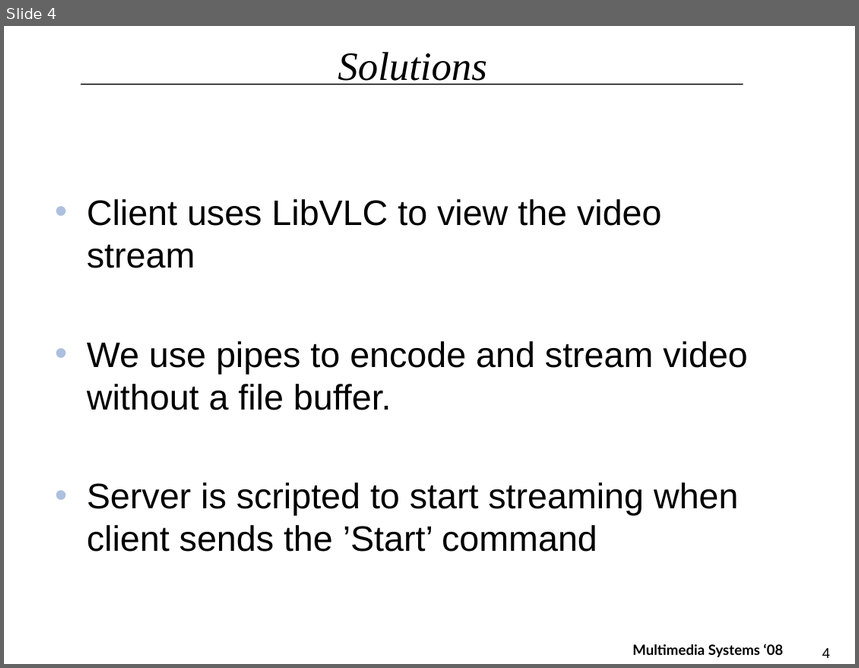
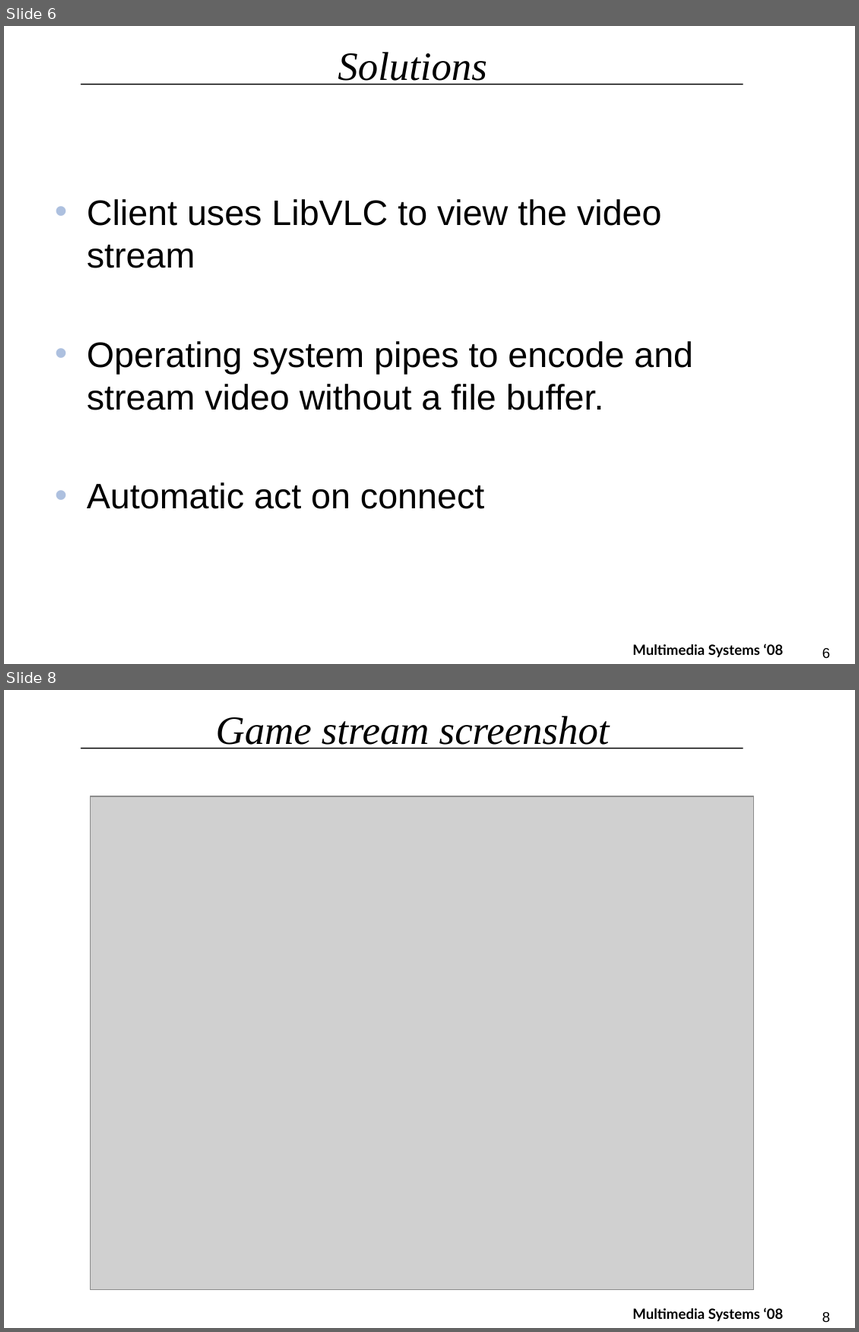
Before and after one commit to tv/C-WG3-1, a slide deck: docs/MMS_Final_Presentation.pptx. Shown one above the other, each under a label of ours: slide 4 before the commit, slides 6 and 8 after it; the slides between them are not shown. The pictures are 859x668 and 859x1332 pixels, drawn with LibreOffice and Linux fonts; fonts in the diff are those of the drawing; grey boxes stand for pictures; background and template pictures are left out. Boxes give left, top, right and bottom in pixels: in the first picture for what was removed or moved away, otherwise in the second. Text is boxed around its words. In the diff, an @@ line names an element or a change of style, - is before the commit and + after.

Commit message:
presentation now with images

```diff
--- a/docs/MMS_Final_Presentation.pptx
+++ b/docs/MMS_Final_Presentation.pptx
@@ slide 8 added at (x1=4, y1=690, x2=855, y2=1328), background #FFFFFF; not listed: 3 template elements that a slide beside it also shows @@
@@ title added at (x1=216, y1=716, x2=610, y2=749), 34 pt, text #000000, italic @@
+Game stream screenshot
@@ picture added at (x1=90, y1=796, x2=754, y2=1290) @@
@@ what was slide 4 is now slide 6 @@
@@ slide 6 changed as well @@
@@ text at (x1=87, y1=341, x2=693, y2=509): text changed @@
-• We use pipes to encode and stream video without a file buffer.
-• Server is scripted to start streaming when client sends the ’Start’ command
+• Operating system pipes to encode and stream video without a file buffer.
+• Automatic act on connect
@@ page number at (x1=823, y1=648, x2=830, y2=659): text changed @@
-4
+6
```
Also in this commit, not shown: 3 other slides changed, 5 other slides added, 2 slides removed.
